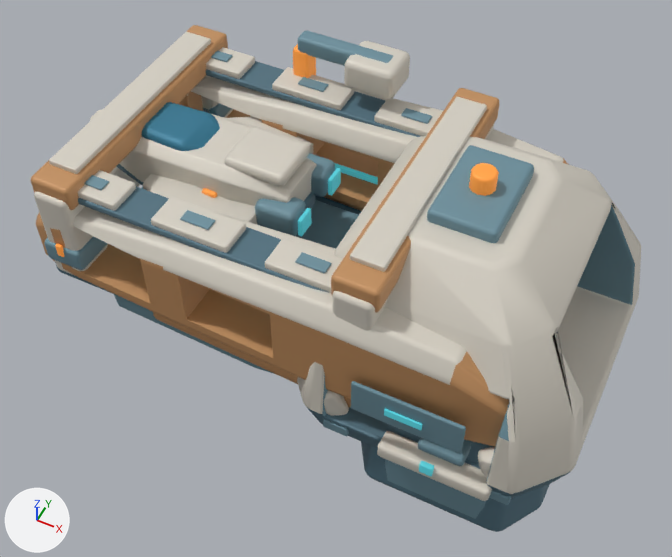
One commit to the Blender file space-battleship/art_sources/planet_facilities_v5/shipyard.blend: the scene before it, then after it.
Both versions are drawn from a camera (50 mm lens) standing at (0.94, -3.69, 4.77) and looking at (-0.84, -0.13, 0.32). Lighting does not change. The marker at lower left points along +X, +Y and +Z. The older version comes first.

The first picture shows 'Berth recessed dark crown', 'Continuous ochre berth pressure cheek', 'Continuous ochre berth pressure cheek.001', 'Dock portal roof truss', 'Dock portal roof truss.001', 'Dock portal upper armor', 'Dock portal upper armor.001', 'Dock recessed service bed', 'Ivory shuttle pressure shell', 'Pressure shell dorsal service ridge', 'Ring-to-berth pressure shell', 'Shuttle ivory rear armor' and 49 more.
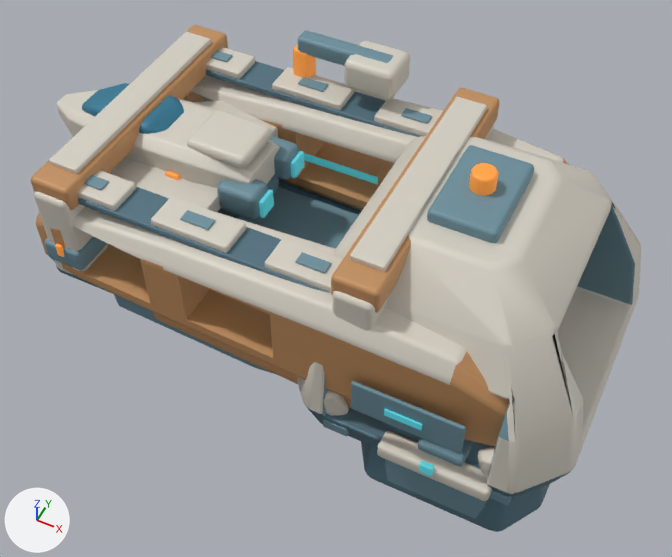
Commit message: Expose docked shuttle nose within shipyard launch rails

ob_docked_small_craft is not drawn itself; it is the parent of ob_ivory_shuttle_pressure_shell, ob_deep_blue_shuttle_belly, ob_faceted_blue_cockpit_canopy, ob_shuttle_ivory_rear_armor, ob_shuttle_swept_ivory_wing, ob_blue_engine_fairing, ob_cyan_rear_nozzle, ob_warm_docked_status.

Scene script edits in JSON lines:
```json
{"op": "set", "path": "ob_docked_small_craft.location", "old": "(-0.27, 0.0, 0.05)", "new": "(-0.53, 0.0, 0.09)"}
```

Pixel boxes [x1, y1, x2, y2] of what changed, in the pictures (672 x 557 px):
```json
{"object": "Ivory shuttle pressure shell", "change": "moved", "before": [90, 109, 316, 206], "after": [57, 90, 279, 188]}
{"object": "Shuttle ivory rear armor", "change": "moved", "before": [224, 127, 310, 186], "after": [187, 110, 273, 168]}
{"object": "Faceted blue cockpit canopy", "change": "moved", "before": [142, 102, 220, 151], "after": [82, 83, 184, 134]}
{"object": "Shuttle swept ivory wing", "change": "moved", "before": [143, 174, 258, 225], "after": [109, 159, 221, 212]}
{"object": "Blue engine fairing", "change": "moved", "before": [255, 197, 306, 236], "after": [217, 179, 268, 219]}
{"object": "Blue engine fairing.001", "change": "moved", "before": [307, 153, 335, 197], "after": [270, 136, 299, 180]}
{"object": "Shuttle swept ivory wing.001", "change": "moved", "before": [227, 116, 313, 154], "after": [193, 101, 278, 138]}
{"object": "Cyan rear nozzle", "change": "moved", "before": [298, 208, 312, 236], "after": [259, 189, 274, 218]}
{"object": "Cyan rear nozzle.001", "change": "moved", "before": [328, 168, 341, 196], "after": [291, 151, 304, 178]}
{"object": "Deep blue shuttle belly", "change": "moved", "before": [116, 164, 315, 209], "after": [218, 174, 279, 216], "on screen": "mostly hidden"}
{"object": "Warm docked status", "change": "moved", "before": [202, 188, 217, 198], "after": [165, 171, 181, 180]}
```
